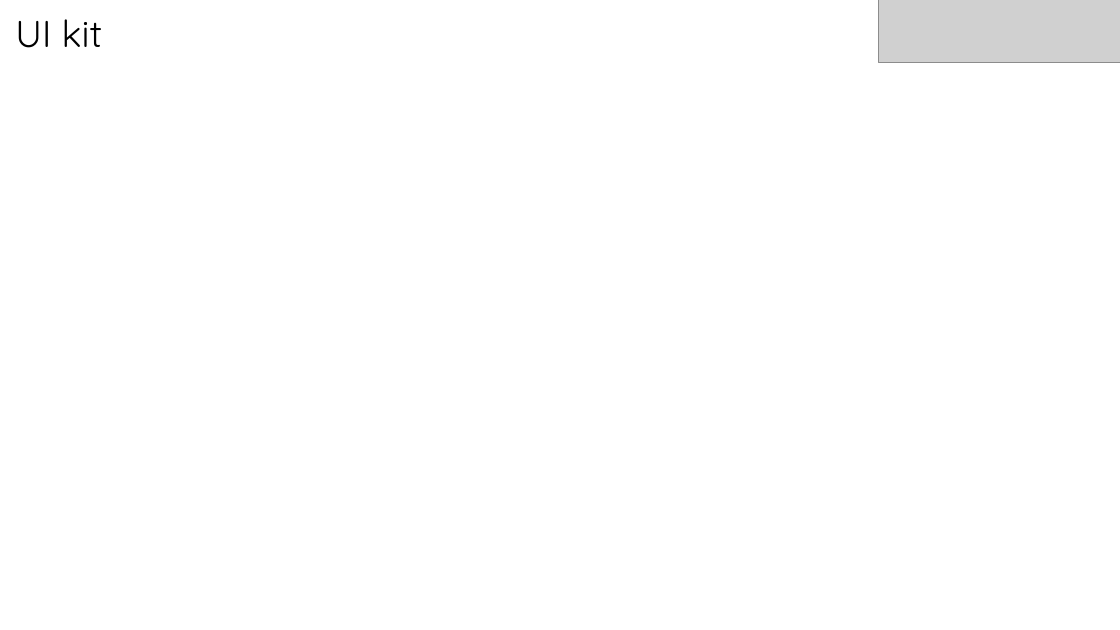
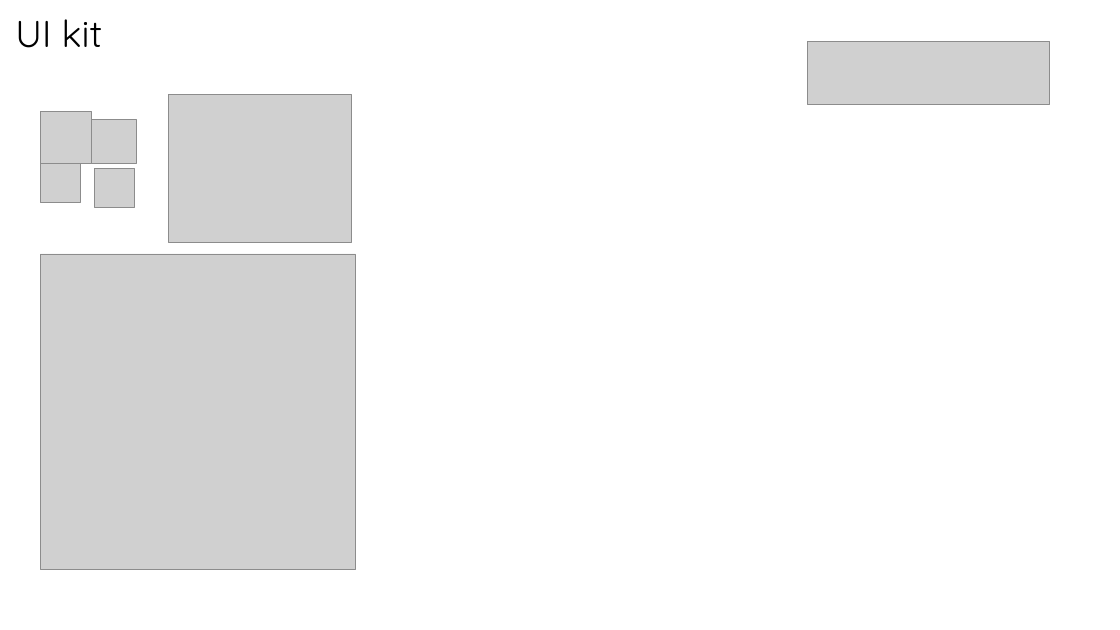
Before and after one commit to Nicolasmaes/unseen, a slide deck: slide 15 of dossier de conception.pptx (slide 14 before the commit). Drawn at 1120x630 pixels with LibreOffice and Linux fonts; fonts in the diff are those of the drawing; grey boxes stand for pictures. Boxes give left, top, right and bottom in pixels: in the first picture for what was removed or moved away, otherwise in the second. Text is boxed around its words. In the diff, an @@ line names an element or a change of style, - is before the commit and + after.

```diff
--- a/dossier de conception.pptx
+++ b/dossier de conception.pptx
@@ picture removed at box(879, 0, 1120, 63) @@
@@ picture added at box(807, 41, 1050, 104) @@
@@ picture added at box(40, 112, 92, 163) @@
@@ picture added at box(92, 119, 136, 164) @@
@@ picture added at box(168, 94, 351, 242) @@
@@ picture added at box(40, 163, 80, 202) @@
@@ picture added at box(95, 168, 134, 208) @@
@@ picture added at box(40, 254, 355, 569) @@
```
Also in this commit, not shown: 12 other slides changed, 2 slides added, 1 slide removed, 42 other files.
